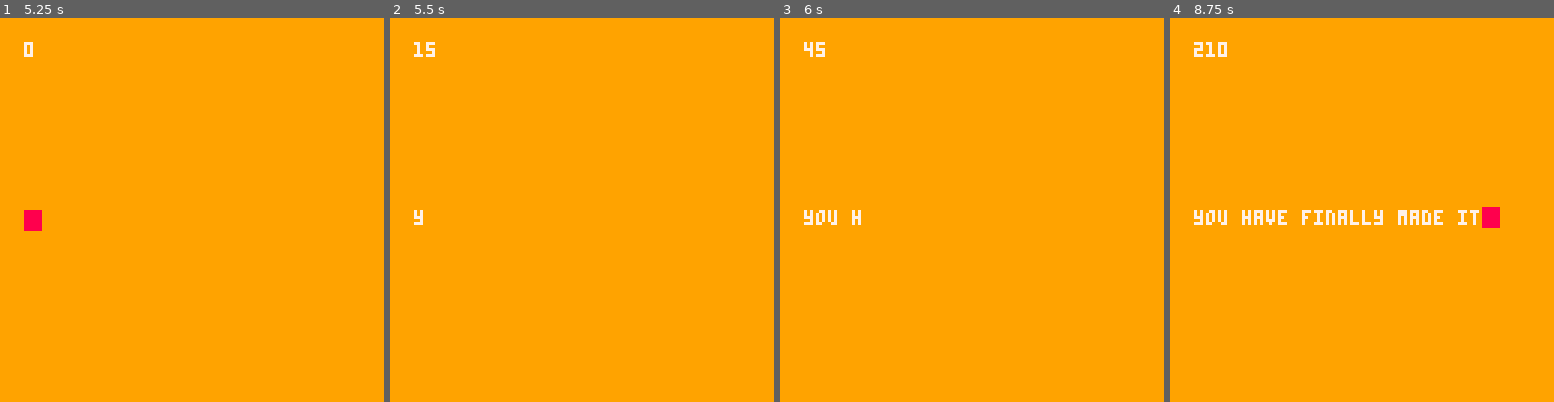
Above: before the commit, frames 1-4 (left to right).
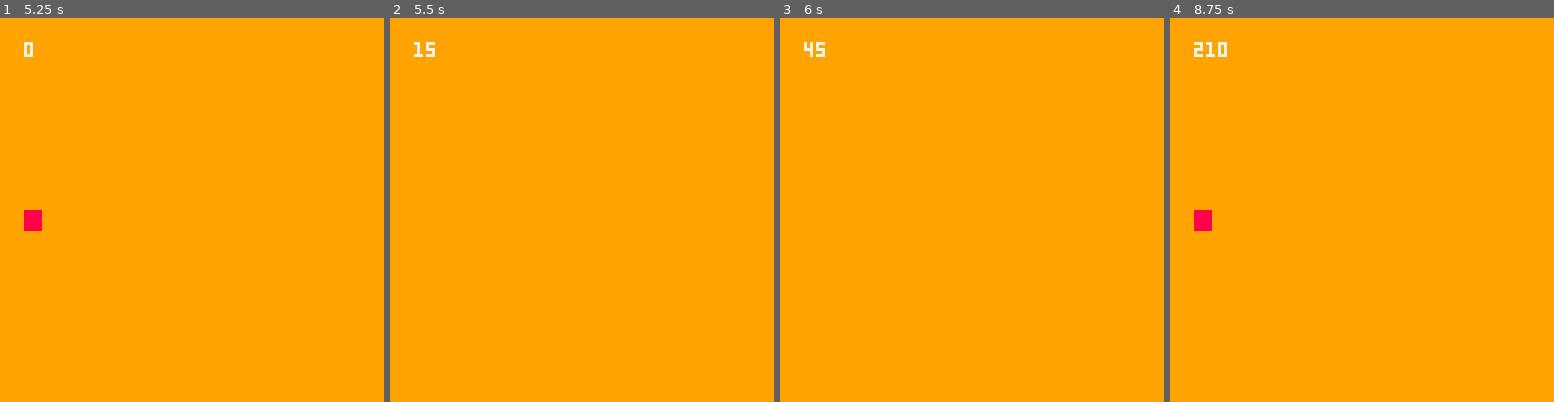
Above: after the commit, the same moments.

Repository: Clineza/money-run
Game: PICO-8 cartridge moneyrun.p8
Same seed, same stepped clock (60 frames per second), same inputs: the game is played once before the commit and once after it.
Inputs:
- Up to frame 1 (5.25 s): tap Down at 0.7 s; tap X (X key) at 1.43, 2.07, 2.82, 3.57, 4.32, 5.07 s; hold Up 1.97-2.63 s; hold Down 3.07-3.73 s; hold Up 4.17-4.5 s
- Up to frame 2 (5.5 s): no input
- Up to frame 3 (6 s): tap X (X key) at 5.82 s; hold Up from 5.98 s (still down)
- Up to frame 4 (8.75 s): tap X (X key) at 6.57, 7.32, 8.07 s; release Up at 6.65 s; hold Down 7.08-7.75 s; hold Up 8.18-8.52 s

Frame 1 is identical in both runs. In frame 2, less than 0.1% of the frame differs, in the area x 6-9%, y 50-54%; in frame 3, 0.3%; in frame 4, 1.6%, in the area x 6-86%, y 49-56%.

Commit message:
fixed bug with the cursor not having correct y val

Diff:
--- a/moneyrun.p8
+++ b/moneyrun.p8
@@ -85,13 +85,22 @@
 	return false
 end
 
+function textline:is_lessthan_len()
+	if self.num <=  #self.text then
+		return true
+	end
+	return false
+end
+
 function textline:update()
-	if self.num <= #self.text then
+	if self:is_lessthan_len() then
 		self.str = self.str..self.text[self.num]
 		self.num += 1
 		sfx(sound)
 	end
 end
+
+
 -- end text line --
 
 
@@ -472,10 +480,12 @@
 	draw = true,
 }
 
+wintext_num = 1
 wintext = {
-	line1 = textline.new(8, 64, "you have finally made it", 7, 0, 46),
-	line2 = textline.new(8, 72, "you have become...", 7, 300, 46),
+	textline.new(8, 64, "you have finally made it", 7, 280, 46),
+	textline.new(8, 72, "you have become...", 7, 560, 46),
 }
+
 
 function update_win()
 	if win_draw then
@@ -490,15 +500,18 @@
 		else
 			curs.draw = false
 		end
-
+		-- it's not consistently swapping
 		if win_counter % 8 == 0 then
-			for key, l in pairs(wintext) do
-				if l:can_update(win_counter) then
-					l:update()
-					curs.pos.x = ?l.str
-					curs.pos.y = l.y - 1
-				end
+			if wintext[wintext_num]:can_update(win_counter) then
+				testing = wintext[wintext_num].text
+				wintext[wintext_num]:update()
+				curs.pos.y = wintext[wintext_num].y - 1
+				curs.pos.x = ?wintext[wintext_num].str
 			end
+		end
+
+		if wintext_num < #wintext and wintext[wintext_num]:is_lessthan_len() == false then
+			wintext_num += 1
 		end
 	end -- end win_draw()
 end
@@ -516,7 +528,7 @@
 			rectfill(curs.pos.x, curs.pos.y, curs.pos.x + 5, curs.pos.y + 6, curs.col)
 		end
 
-		for key, l in pairs(wintext) do
+		for _, l in pairs(wintext) do
 			print(l.str, l.x, l.y, l.col)
 		end
 	end
Not shown, changed: the sound effects (__sfx__) section of moneyrun.p8
